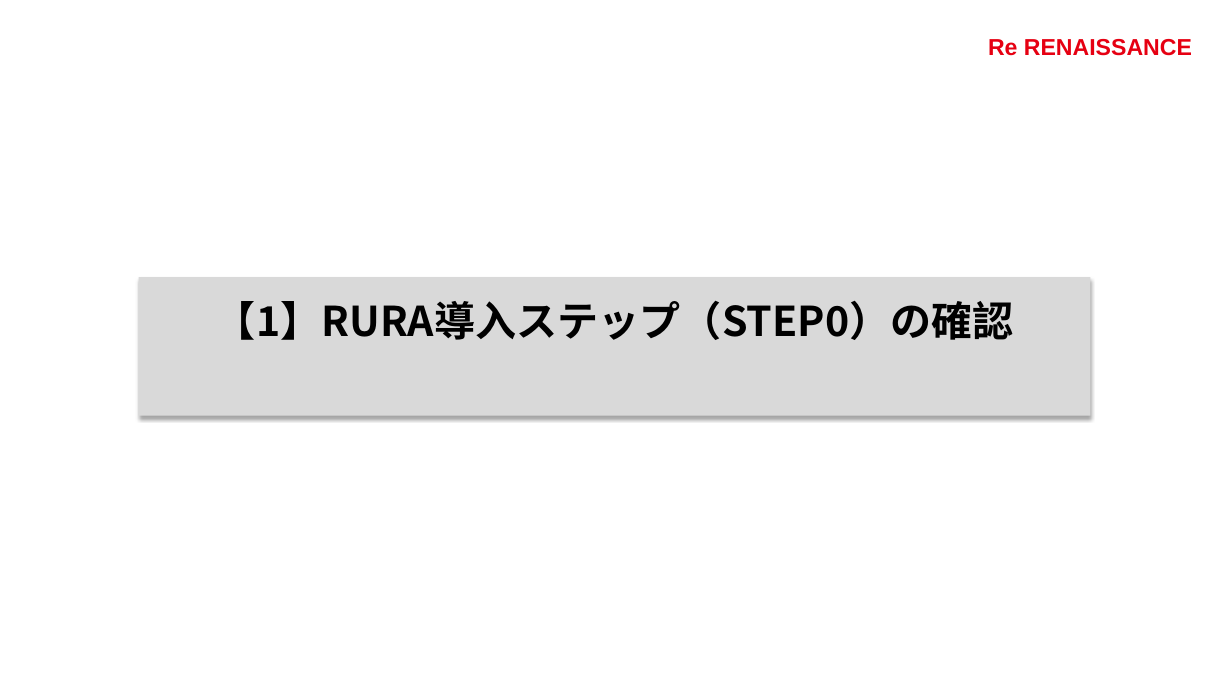
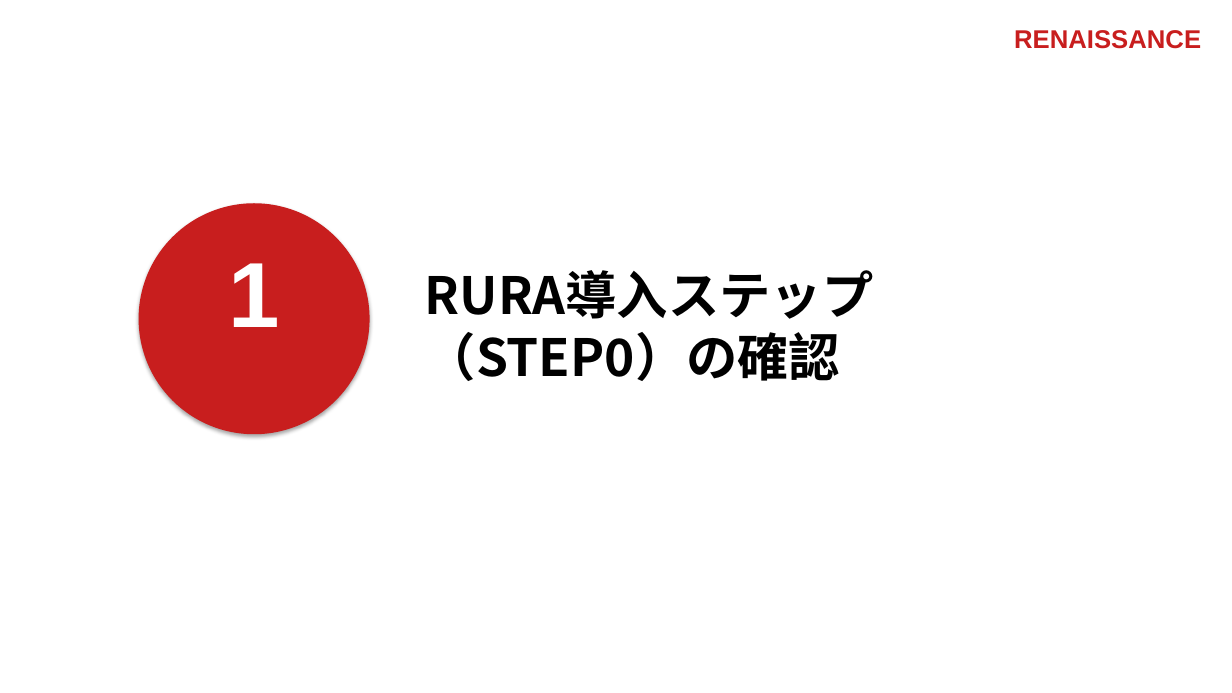
Before and after one commit to pippo2734/my-claude-skills, a slide deck: slide 5 of RURA_followup_mtg.pptx. Drawn at 1232x693 pixels with LibreOffice and Linux fonts; fonts in the diff are those of the drawing. Boxes give left, top, right and bottom in pixels: in the first picture for what was removed or moved away, otherwise in the second. Text is boxed around its words. In the diff, an @@ line names an element or a change of style, - is before the commit and + after.

```diff
--- a/RURA_followup_mtg.pptx
+++ b/RURA_followup_mtg.pptx
@@ text at (x1=1014, y1=30, x2=1201, y2=49): text changed; size 18 to 20 pt; text colour #E60012 to #C81E1E @@
-Re RENAISSANCE
+RENAISSANCE
@@ ellipse added at (x1=139, y1=203, x2=370, y2=434), fill #C81E1E @@
@@ text added at (x1=228, y1=263, x2=279, y2=327), 72 pt, text #FFFFFF, bold @@
+1
@@ rectangle removed at (x1=139, y1=277, x2=1091, y2=416) @@
@@ text at (x1=425, y1=270, x2=874, y2=381): text changed; size 32 to 40 pt @@
-【1】RURA導入ステップ（STEP0）の確認
+RURA導入ステップ
+（STEP0）の確認
```
Also in this commit, not shown: 19 other slides changed, 1 other file.
